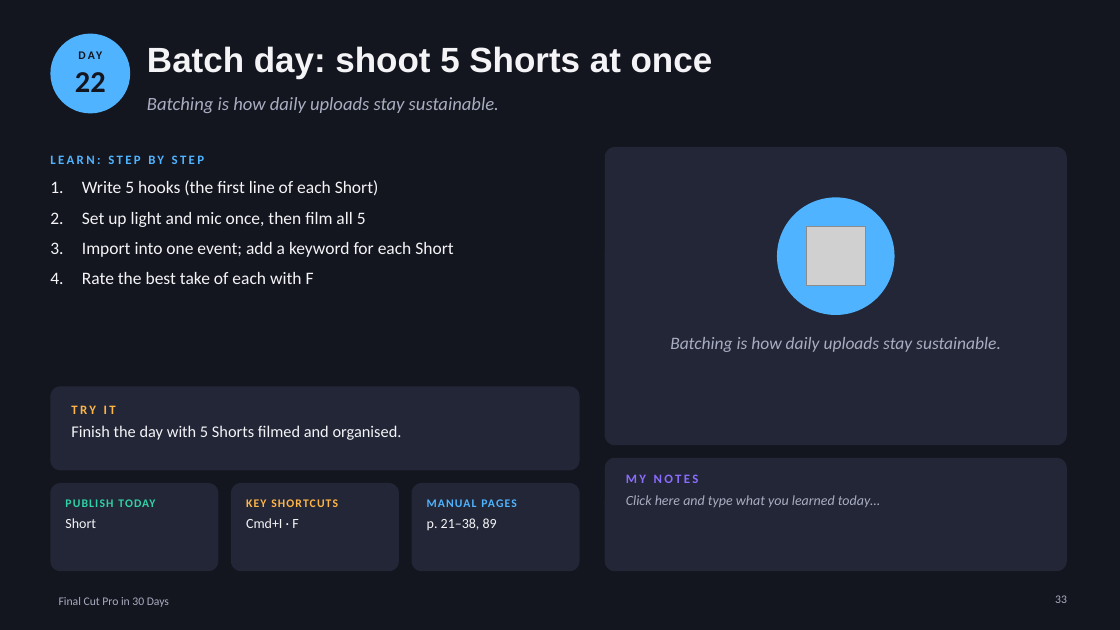
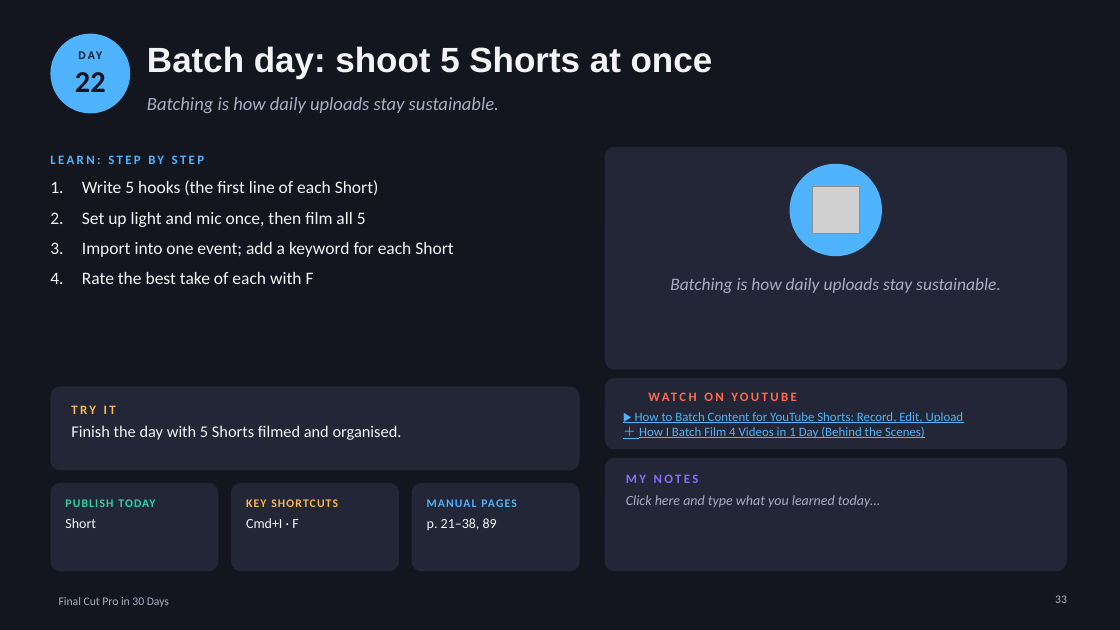
Before and after one commit to p00047575/test5, a slide deck: slide 33 of fcp-book/FCP-30-Day-Book.pptx. Drawn at 1120x630 pixels with LibreOffice and Linux fonts; fonts in the diff are those of the drawing; grey boxes stand for pictures; background and template pictures are left out. Boxes give left, top, right and bottom in pixels: in the first picture for what was removed or moved away, otherwise in the second. Text is boxed around its words. In the diff, an @@ line names an element or a change of style, - is before the commit and + after.

```diff
--- a/fcp-book/FCP-30-Day-Book.pptx
+++ b/fcp-book/FCP-30-Day-Book.pptx
@@ rounded rectangle: place and size @@
-rounded rectangle at box(605, 147, 1067, 445)
+rounded rectangle at box(605, 147, 1067, 370)
@@ rounded rectangle at box(605, 147, 1067, 370): proportions changed @@
@@ ellipse: place and size @@
-ellipse at box(777, 197, 895, 315)
+ellipse at box(790, 164, 882, 256)
@@ picture: place and size @@
-picture at box(807, 227, 865, 286)
+picture at box(812, 187, 860, 234)
@@ text "Batching is how daily uploads ...": place and size @@
-text "Batching is how daily uploads ..." at box(670, 337, 1001, 352)
+text "Batching is how daily uploads ..." at box(670, 278, 1001, 293)
@@ rounded rectangle added at box(605, 378, 1067, 450), fill #222636 @@
@@ text added at box(649, 384, 901, 409), 11 pt, text #FF6B4A, bold @@
+WATCH ON YOUTUBE
@@ text added at box(635, 412, 964, 438), 11 pt, text #4FB3FF, underline @@
+▶ How to Batch Content for YouTube Shorts: Record, Edit, Upload
+＋ How I Batch Film 4 Videos in 1 Day (Behind the Scenes)
```
Also in this commit, not shown: 29 other slides changed, 2 other files.
